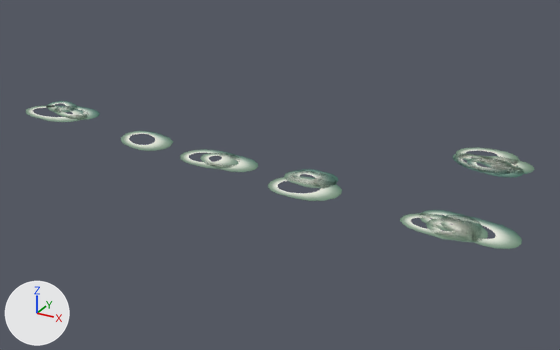
What one commit did to the glTF model games/yorimichi/assets/belmonte/meshes/SM_BM_BC_WaterFoam.glb.
Both versions are drawn from a 50 mm camera at (120.9, -340.8, 25.4) aimed at (52.8, -217.0, -36.5). Lighting does not change. The marker at lower left points along +X, +Y and +Z. The picture after the commit comes second.

The scene before the commit, as lines of its bpy script (objects in view):
```python
me_sm_bc_waterfoam = bpy.data.meshes.new('SM_BC_WaterFoam')
me_sm_bc_waterfoam.from_pydata(...)  # 1440 vertices, 2160 faces; spans x -7.6..103.1, y -237.1..-196.7, z -31.2..-30.6
me_sm_bc_waterfoam.materials.append(mat_bm_000_m_water_011)
ob_sm_bm_bc_waterfoam = bpy.data.objects.new('SM_BM_BC_WaterFoam', me_sm_bc_waterfoam)
ob_sm_bm_bc_waterfoam.location = (0.0, 0.0, 0.0)
```
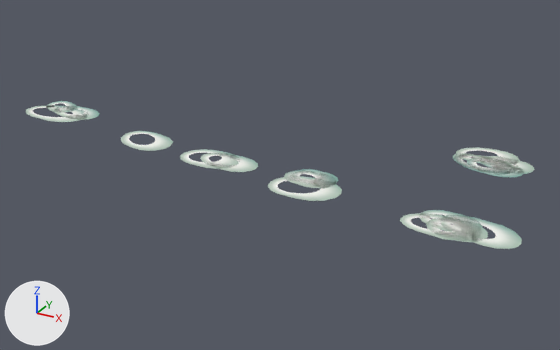
What changed in the scene script:
```text
Change me_sm_bc_waterfoam:
    where me_sm_bc_waterfoam.from_pydata(...)  # 1440 vertices, 2160 faces; spans x -7.6..103.1, y -237.1..-196.7, z -31.2..-30.6
    used by ob_sm_bm_bc_waterfoam; location = (0.0, 0.0, 0.0)
    me_sm_bc_waterfoam part 1: 514 faces centred in x -6.5..100.6, y -235.8..-197.8, z -31.2..-30.6 are repainted in the vertex colours; the middle colour goes from light grey #d4dcce to white #ebefe8
    me_sm_bc_waterfoam part 2: 566 faces centred in x -6.7..101.0, y -236.0..-197.6, z -31.2..-30.6 are repainted in the vertex colours; the middle colour goes from grey #93a996 to light grey #c8d5ca
    me_sm_bc_waterfoam part 3: 360 faces centred in x -6.0..99.4, y -235.3..-198.3, z -31.2..-30.6 are repainted in the vertex colours; the middle colour goes from white #f2f4e8 to white #f9faf5
    me_sm_bc_waterfoam part 4: 720 faces centred in x -7.3..102.4, y -236.7..-197.0, z -31.2..-30.6 are repainted in the vertex colours; the middle colour goes from greyish green #698b79 to light grey #acc3b7
```

Pixel boxes (x1, y1, x2, y2) of what changed, in the pictures (560 x 350 px):
part 1 of me_sm_bc_waterfoam, recoloured
    both: (29, 103, 524, 245)
part 2 of me_sm_bc_waterfoam, recoloured
    both: (28, 102, 526, 245)
part 3 of me_sm_bc_waterfoam, recoloured
    both: (31, 103, 513, 242)
part 4 of me_sm_bc_waterfoam, recoloured
    both: (26, 101, 535, 249)
